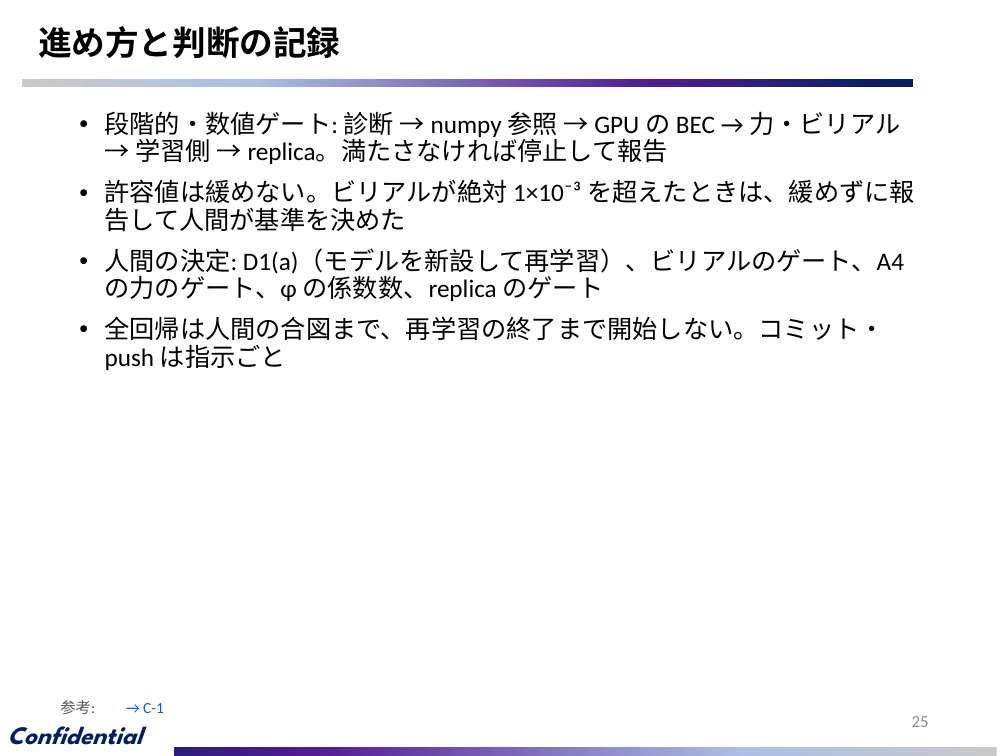
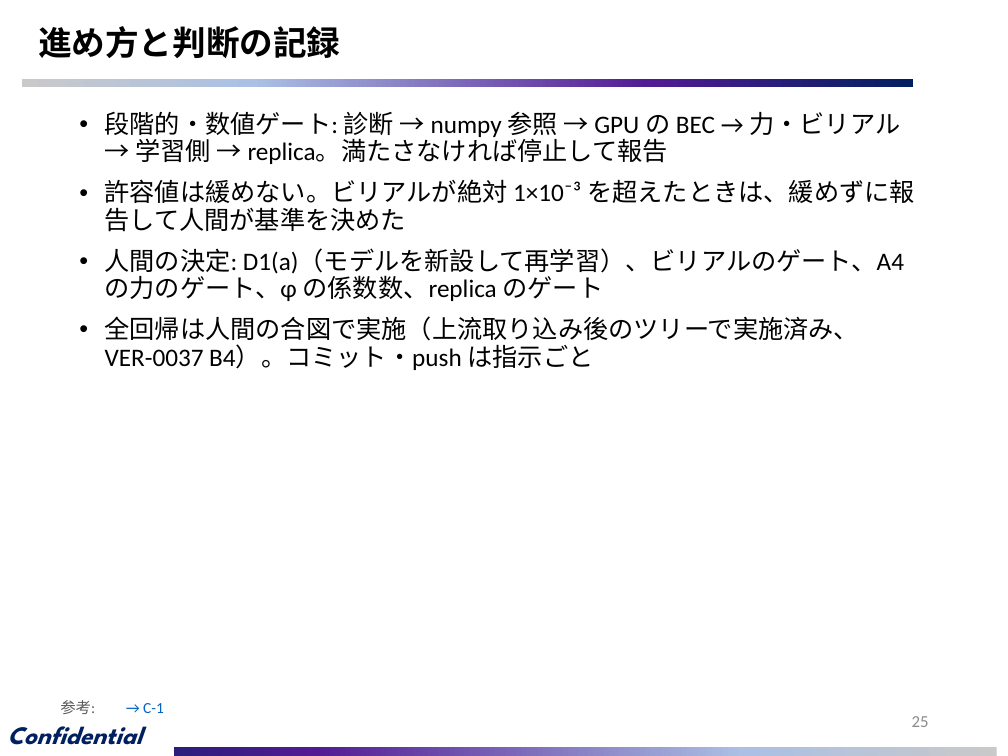
Before and after one commit to mkatouda/GPUMD, a slide deck: slide 25 of docs_ja/slides/GPUMD_dftd_qnep_report.pptx. Drawn at 1008x756 pixels with LibreOffice and Linux fonts; fonts in the diff are those of the drawing; background and template pictures are left out. Boxes give left, top, right and bottom in pixels: in the first picture for what was removed or moved away, otherwise in the second. Text is boxed around its words. In the diff, an @@ line names an element or a change of style, - is before the commit and + after.

```diff
--- a/docs_ja/slides/GPUMD_dftd_qnep_report.pptx
+++ b/docs_ja/slides/GPUMD_dftd_qnep_report.pptx
@@ text at bbox=[105, 316, 859, 370]: text changed @@
-• 全回帰は人間の合図まで、再学習の終了まで開始しない。コミット・push は指示ごと
+• 全回帰は人間の合図で実施（上流取り込み後のツリーで実施済み、VER-0037 B4）。コミット・push は指示ごと
```
Also in this commit, not shown: 9 other slides changed, 15 other files.
